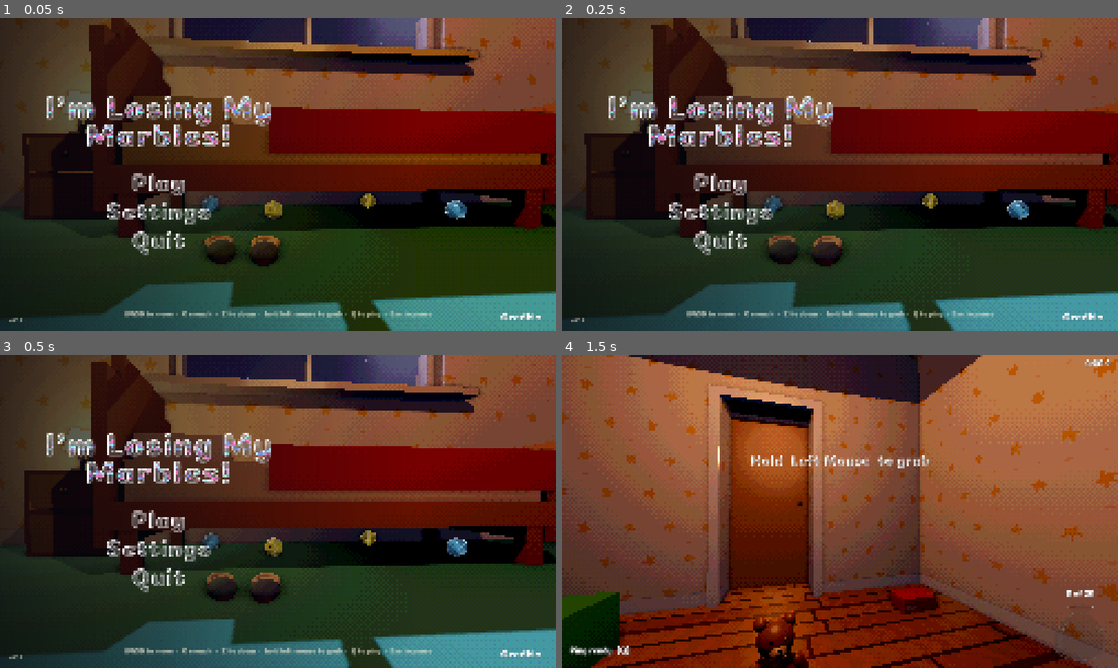
Above: before the commit, frames 1-4 (two rows, left to right).
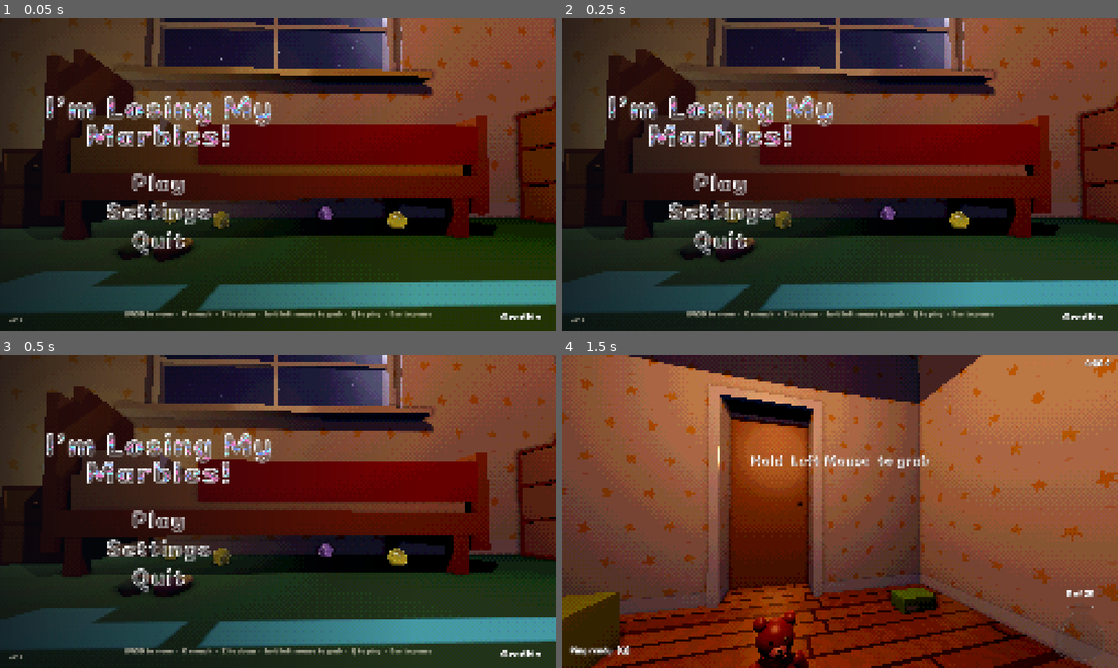
Above: after the commit, the same moments.

Repository: westo27/rummage
Game: Godot game, scene res://scenes/title.tscn
Two runs of this game, one before a commit and one after it. Both use one fixed random seed, a clock stepped at 60 frames per second and the inputs below.
Inputs (mouse positions are in pixels of both pictures, inside the frame that each line leads up to):
- Up to frame 1 (0.05 s): no input
- Up to frame 2 (0.25 s): no input
- Up to frame 3 (0.5 s): no input
- Up to frame 4 (1.5 s): click (717, 520) at 0.5 s; tap Enter at 1.25 s; move the mouse to (867, 511) at 1.27 s; hold W (move_forward) from 1.28 s (still down); hold C (crouch) from 1.28 s (still down)

The runs differ from the first frame. In frame 1, 48% of the frame differs, in the area x 0-100%, y 0-100%; in frame 2, 47%; in frame 3, 47%; in frame 4, 2.7%.

Commit message:
Itch shots: marbles peering out from under the bed and a drawer pulled open with its marble popping out; a pixel-filter set too (-- pixel). Bookcase fuller: 39 more books, with leaning ends and flat stacks

Diff:
--- a/scenes/main_room_props.tscn
+++ b/scenes/main_room_props.tscn
@@ -194,6 +194,162 @@
 transform = Transform3D(1, 0, 0, 0, 1, 0, 0, 0, 1, -4.77, 1.364, 0.488)
 mass = 0.65
 
+[node name="ShelfBook28" parent="." instance=ExtResource("book")]
+transform = Transform3D(1, 0, -0.0092, 0, 1, 0, 0.0092, 0, 1, -4.7787, 0.164, -0.34)
+mass = 0.83
+
+[node name="ShelfBook29" parent="." instance=ExtResource("book")]
+transform = Transform3D(0.9997, 0, -0.0224, 0, 1, 0, 0.0224, 0, 0.9997, -4.7702, 0.164, -0.294)
+mass = 0.68
+
+[node name="ShelfBook30" parent="." instance=ExtResource("book")]
+transform = Transform3D(0.9997, 0, -0.0231, 0, 1, 0, 0.0231, 0, 0.9997, -4.7708, 0.164, -0.248)
+mass = 0.52
+
+[node name="ShelfBook31" parent="." instance=ExtResource("book")]
+transform = Transform3D(1, 0, -0.0035, 0, 1, 0, 0.0035, 0, 1, -4.7805, 0.164, -0.202)
+mass = 0.55
+
+[node name="ShelfBook32" parent="." instance=ExtResource("book")]
+transform = Transform3D(1, 0, 0, 0, 0.9455, 0.3256, 0, -0.3256, 0.9455, -4.7727, 0.165, -0.122)
+mass = 0.91
+
+[node name="ShelfBook33" parent="." instance=ExtResource("book")]
+transform = Transform3D(0.9958, -0.0918, 0, 0, 0, -1, 0.0918, 0.9958, 0, -4.7755, 0.064, 0.0831)
+mass = 0.97
+
+[node name="ShelfBook34" parent="." instance=ExtResource("book")]
+transform = Transform3D(0.9998, 0.0188, 0, 0, 0, -1, -0.0188, 0.9998, 0, -4.7721, 0.106, 0.0914)
+mass = 0.52
+
+[node name="ShelfBook35" parent="." instance=ExtResource("book")]
+transform = Transform3D(0.9962, 0.0875, 0, 0, 0, -1, -0.0875, 0.9962, 0, -4.7742, 0.148, 0.0715)
+mass = 0.56
+
+[node name="ShelfBook36" parent="." instance=ExtResource("book")]
+transform = Transform3D(0.9999, 0, -0.01, 0, 1, 0, 0.01, 0, 0.9999, -4.764, 0.164, 0.304)
+mass = 0.59
+
+[node name="ShelfBook37" parent="." instance=ExtResource("book")]
+transform = Transform3D(1, 0, 0.0043, 0, 1, 0, -0.0043, 0, 1, -4.7679, 0.164, 0.534)
+mass = 0.69
+
+[node name="ShelfBook38" parent="." instance=ExtResource("book")]
+transform = Transform3D(1, 0, 0.0025, 0, 1, 0, -0.0025, 0, 1, -4.7806, 0.164, 0.58)
+mass = 0.53
+
+[node name="ShelfBook39" parent="." instance=ExtResource("book")]
+transform = Transform3D(0.9999, 0, -0.0154, 0, 1, 0, 0.0154, 0, 0.9999, -4.767, 0.164, 0.626)
+mass = 0.71
+
+[node name="ShelfBook40" parent="." instance=ExtResource("book")]
+transform = Transform3D(1, 0, 0, 0, 0.9455, 0.3256, 0, -0.3256, 0.9455, -4.7751, 0.165, 0.706)
+mass = 0.79
+
+[node name="ShelfBook41" parent="." instance=ExtResource("book")]
+transform = Transform3D(1, 0, -0.0025, 0, 1, 0, 0.0025, 0, 1, -4.7754, 0.764, -0.34)
+mass = 0.90
+
+[node name="ShelfBook42" parent="." instance=ExtResource("book")]
+transform = Transform3D(0.9999, 0, 0.0104, 0, 1, 0, -0.0104, 0, 0.9999, -4.7766, 0.764, -0.294)
+mass = 0.79
+
+[node name="ShelfBook43" parent="." instance=ExtResource("book")]
+transform = Transform3D(1, 0, 0, 0, 0.9455, 0.3256, 0, -0.3256, 0.9455, -4.7704, 0.765, -0.214)
+mass = 0.94
+
+[node name="ShelfBook44" parent="." instance=ExtResource("book")]
+transform = Transform3D(0.9984, 0.056, 0, 0, 0, -1, -0.056, 0.9984, 0, -4.7742, 0.664, 0.1315)
+mass = 0.56
+
+[node name="ShelfBook45" parent="." instance=ExtResource("book")]
+transform = Transform3D(0.9998, -0.02, 0, 0, 0, -1, 0.02, 0.9998, 0, -4.7649, 0.706, 0.1116)
+mass = 0.74
+
+[node name="ShelfBook46" parent="." instance=ExtResource("book")]
+transform = Transform3D(0.9997, 0, -0.0241, 0, 1, 0, 0.0241, 0, 0.9997, -4.7673, 0.764, 0.534)
+mass = 0.88
+
+[node name="ShelfBook47" parent="." instance=ExtResource("book")]
+transform = Transform3D(1, 0, 0.0038, 0, 1, 0, -0.0038, 0, 1, -4.7627, 0.764, 0.58)
+mass = 0.66
+
+[node name="ShelfBook48" parent="." instance=ExtResource("book")]
+transform = Transform3D(0.9999, 0, 0.0102, 0, 1, 0, -0.0102, 0, 0.9999, -4.7689, 0.764, 0.626)
+mass = 0.79
+
+[node name="ShelfBook49" parent="." instance=ExtResource("book")]
+transform = Transform3D(1, 0, -0.0023, 0, 1, 0, 0.0023, 0, 1, -4.7635, 0.764, 0.672)
+mass = 0.97
+
+[node name="ShelfBook50" parent="." instance=ExtResource("book")]
+transform = Transform3D(1, 0, -0.0014, 0, 1, 0, 0.0014, 0, 1, -4.7674, 0.764, 0.718)
+mass = 0.53
+
+[node name="ShelfBook51" parent="." instance=ExtResource("book")]
+transform = Transform3D(1, 0, 0, 0, 0.9455, 0.3256, 0, -0.3256, 0.9455, -4.7666, 0.765, 0.798)
+mass = 0.82
+
+[node name="ShelfBook52" parent="." instance=ExtResource("book")]
+transform = Transform3D(0.9997, 0, 0.0258, 0, 1, 0, -0.0258, 0, 0.9997, -4.7639, 1.364, -0.34)
+mass = 0.64
+
+[node name="ShelfBook53" parent="." instance=ExtResource("book")]
+transform = Transform3D(1, 0, -0.006, 0, 1, 0, 0.006, 0, 1, -4.7673, 1.364, -0.294)
+mass = 0.51
+
+[node name="ShelfBook54" parent="." instance=ExtResource("book")]
+transform = Transform3D(1, 0, -0.002, 0, 1, 0, 0.002, 0, 1, -4.7783, 1.364, -0.248)
+mass = 0.56
+
+[node name="ShelfBook55" parent="." instance=ExtResource("book")]
+transform = Transform3D(1, 0, 0, 0, 0.9455, 0.3256, 0, -0.3256, 0.9455, -4.7807, 1.365, -0.168)
+mass = 0.88
+
+[node name="ShelfBook56" parent="." instance=ExtResource("book")]
+transform = Transform3D(0.9998, 0, -0.0194, 0, 1, 0, 0.0194, 0, 0.9998, -4.7766, 1.364, 0.304)
+mass = 0.70
+
+[node name="ShelfBook57" parent="." instance=ExtResource("book")]
+transform = Transform3D(0.9998, 0, 0.0194, 0, 1, 0, -0.0194, 0, 0.9998, -4.7802, 1.364, 0.258)
+mass = 0.72
+
+[node name="ShelfBook58" parent="." instance=ExtResource("book")]
+transform = Transform3D(1, 0, 0.0026, 0, 1, 0, -0.0026, 0, 1, -4.7626, 1.364, 0.534)
+mass = 0.91
+
+[node name="ShelfBook59" parent="." instance=ExtResource("book")]
+transform = Transform3D(0.9998, 0, 0.0191, 0, 1, 0, -0.0191, 0, 0.9998, -4.7759, 1.364, 0.58)
+mass = 0.71
+
+[node name="ShelfBook60" parent="." instance=ExtResource("book")]
+transform = Transform3D(0.9994, -0.0345, 0, 0, 0, -1, 0.0345, 0.9994, 0, -4.7623, 1.264, 0.791)
+mass = 0.58
+
+[node name="ShelfBook61" parent="." instance=ExtResource("book")]
+transform = Transform3D(0.9969, -0.079, 0, 0, 0, -1, 0.079, 0.9969, 0, -4.7754, 1.306, 0.7736)
+mass = 0.74
+
+[node name="ShelfBook62" parent="." instance=ExtResource("book")]
+transform = Transform3D(0.9998, 0.0218, 0, 0, 0, -1, -0.0218, 0.9998, 0, -4.7747, 1.348, 0.7681)
+mass = 0.71
+
+[node name="ShelfBook63" parent="." instance=ExtResource("book")]
+transform = Transform3D(0.9995, -0.0319, 0, 0, 0, -1, 0.0319, 0.9995, 0, -4.7687, 1.39, 0.7909)
+mass = 0.85
+
+[node name="ShelfBook64" parent="." instance=ExtResource("book")]
+transform = Transform3D(1, 0, -0.0025, 0, 1, 0, 0.0025, 0, 1, -4.7697, 0.764, 0.304)
+mass = 0.96
+
+[node name="ShelfBook65" parent="." instance=ExtResource("book")]
+transform = Transform3D(0.9999, 0, 0.0153, 0, 1, 0, -0.0153, 0, 0.9999, -4.7799, 1.364, 0.212)
+mass = 0.65
+
+[node name="ShelfBook66" parent="." instance=ExtResource("book")]
+transform = Transform3D(0.9998, 0, -0.0214, 0, 1, 0, 0.0214, 0, 0.9998, -4.7642, 1.364, 0.166)
+mass = 0.85
+
 [node name="FloorPileA_1" parent="." instance=ExtResource("book")]
 transform = Transform3D(1, 0, 0, 0, 0, -1, 0, 1, 0, 0.6063, 0.022, 0.8936)
 mass = 0.79
--- a/tests/shoot_itch.gd
+++ b/tests/shoot_itch.gd
@@ -2,17 +2,32 @@
 ## Renders the itch.io page screenshots: five staged moments of play with the
 ## HUD showing. Needs a real window (no --headless).
 ## Run: Godot --path . --resolution 1920x1080 res://tests/shoot_itch.tscn
+## (add `-- pixel` for the pixel-filter set, saved as itch_*_pixel.png)
 
 const OUT: String = "user://shots"
 const SEED: int = 2
-const UNDER_BED := Vector3(2.5, 0.1, -1.6)
-const CATCH_SPOT := Vector3(2.45, 0.1, -1.17)
+const Drawers := preload("res://scripts/drawers.gd")
+## Shot 3: where the under-bed marbles sit, and the eye lying flat facing them.
+const UNDER_BED_ROW: Array[Vector3] = [
+	Vector3(2.05, 0.056, -1.75), Vector3(2.4, 0.056, -1.55),
+	Vector3(2.75, 0.056, -1.8), Vector3(3.1, 0.056, -1.6),
+]
+const PRONE_EYE := Vector3(2.6, 0.05, -0.55)
+const PRONE_TARGET := Vector3(2.6, 0.08, -1.7)
+## Shot 4: frames after the drawer marble starts its pop.
+const DRAWER_POP_FRAMES: int = 20
 
 var _main: Node
 var _player: CharacterBody3D
 var _head: Node3D
 var _beam: Beam
-var _reach: float = -1.0
+## Hidden creatures that stare at you for the shot (normally they only
+## glance now and then).
+var _peekers: Array[Creature] = []
+## Holds the player at this crouch (0 stand, 0.5 crouched); < 0 leaves it be.
+var _crouch: float = -1.0
+## Added to each file name ("_pixel" for the pixel-filter set).
+var _suffix: String = ""
 
 
 func _ready() -> void:
@@ -20,14 +35,25 @@
 
 
 func _process(_delta: float) -> void:
-	# Holds the catch beam part-way out (see shoot_cover.gd).
-	if _reach >= 0.0:
-		_beam._catch_started = Time.get_ticks_msec() / 1000.0 - _reach * Beam.CATCH_REACH_TIME
+	for c in _peekers:
+		c._peek_left = 1.0
+		c._peek_next = 1.0
+	if _crouch >= 0.0:
+		_player.set("crouch", _crouch)
 
 
 func _run() -> void:
-	# Press images show the chosen faces.
+	# Press images show the chosen faces, at full resolution unless asked for
+	# the pixel look (`-- pixel`: filter at its finest, dithered).
 	DoodleFace.only = DoodleFace.PRESS_FACES
+	var pixel: bool = "pixel" in OS.get_cmdline_user_args()
+	_suffix = "_pixel" if pixel else ""
+	var settings := Game.settings
+	var saved: Array = [settings.pixel_filter, settings.pixel_strength, settings.pixel_dither]
+	settings.pixel_filter = pixel
+	settings.pixel_strength = 1
+	settings.pixel_dither = true
+	settings.apply_pixel_filter()
 	DirAccess.make_dir_recursive_absolute(OUT)
 	seed(SEED)
 	_main = (load("res://scenes/main.tscn") as PackedScene).instantiate()
@@ -68,37 +94,68 @@
 	_beam._grab_armed = false
 	await get_tree().create_timer(0.8).timeout
 
-	# 3. A ping: hidden creatures answer with a glow.
-	var creature := _creature_of(Creature.BODY_COLORS[1])
-	creature.global_position = UNDER_BED
-	creature.reset_physics_interpolation()
+	# 3. Lying flat by the bed: the marbles hiding under it peer back at you.
+	var under_bed: Array[Creature] = []
+	for c in _main.get_node("MainRoomCreatures").get_children():
+		if c is Creature and c.name.begins_with("UnderBed"):
+			under_bed.append(c as Creature)
+	for i in under_bed.size():
+		var c: Creature = under_bed[i]
+		c.reveal_when_spotted = false
+		c.global_position = UNDER_BED_ROW[i]
+		c.reset_physics_interpolation()
+	_peekers = under_bed
+	var startle: float = Game.tune.startle_distance
+	Game.tune.startle_distance = 0.0
 	# Get right down first: aiming mid-crouch would tilt the view at the carpet.
 	Input.action_press("prone")
 	await _frames(60)
-	await _stand(Vector3(2.55, 0.05, 0.6), Vector3(2.55, 0.3, -1.6), 30)
-	(_main.get_node("Ping") as Ping)._ping()
-	await get_tree().create_timer(0.7).timeout
-	_shoot("itch_3_ping")
-	await get_tree().create_timer(4.0).timeout
+	await _stand(PRONE_EYE, PRONE_TARGET, 40)
+	# Hidden ones keep whatever way they were facing; turn the faces to us.
+	var cam := get_viewport().get_camera_3d()
+	for c in under_bed:
+		var visual := c.get_node("Visual") as Node3D
+		visual.basis = Basis()
+		visual.look_at(cam.global_position, Vector3.UP)
+		visual.basis = visual.basis * Basis(Vector3.UP, randf_range(-0.25, 0.25)) \
+			* Basis(Vector3.BACK, randf_range(-0.3, 0.3))
+		c.reset_physics_interpolation()
+	await _frames(4)
+	_shoot("itch_3_under_bed")
+	_peekers = []
+	Input.action_release("prone")
+	Game.tune.startle_distance = startle
+	await _frames(30)
 
-	# 4. The catch: the creature pulled out from under the bed.
-	creature.global_position = CATCH_SPOT
-	creature.reset_physics_interpolation()
-	await _stand(Vector3(2.3, 0.05, 0.5), Vector3(2.5, 0.3, -1.6))
-	_beam._capture(creature)
-	Engine.time_scale = 0.03
-	_reach = 0.8
-	await get_tree().create_timer(0.12, true, false, true).timeout
-	_shoot("itch_4_catch")
-	_reach = -1.0
-	Engine.time_scale = 1.0
-	Input.action_release("prone")
+	# 4. Pulling open a drawer: the marble hiding in it pops out.
+	var chest := _main.get_node("MainRoomProps/ChestOfDrawers") as Drawers
+	var drawer: Prop = chest.drawers[0]
+	var out_dir: Vector3 = chest.global_basis.z
+	var front: Vector3 = drawer.global_position + out_dir * 0.23
+	_crouch = 0.5
+	await _frames(20)
+	await _stand(front + out_dir * 1.35 + Vector3(0.0, 0.0, 0.55), front + Vector3(0.0, 0.08, 0.0))
+	# Held off-centre, so the beam's glow isn't right on the marble.
+	var handle: Vector3 = front - chest.global_basis.x * 0.28
+	_beam._grab_armed = true
+	_beam._grab(drawer, handle)
+	while chest.drawer_out(0) < Creature.DRAWER_REVEAL_OUT:
+		_beam._hold_distance -= 0.01
+		await get_tree().physics_frame
+	await _frames(DRAWER_POP_FRAMES)
+	_shoot("itch_4_drawer")
+	_beam._release()
+	_beam._grab_armed = false
+	_crouch = -1.0
 	await get_tree().create_timer(1.0).timeout
 
 	# 5. The playroom by lamplight.
 	await _stand(Vector3(-0.6, 0.05, -1.6), Vector3(-4.5, 0.4, 1.4))
 	_shoot("itch_5_playroom")
 
+	settings.pixel_filter = saved[0]
+	settings.pixel_strength = saved[1]
+	settings.pixel_dither = saved[2]
 	print("RESULT itch shots in %s" % ProjectSettings.globalize_path(OUT))
 	get_tree().quit()
 
@@ -111,15 +168,8 @@
 	await _frames(settle)
 
 
-func _creature_of(color: Color) -> Creature:
-	for c in _main.get_node("MainRoomCreatures").get_children():
-		if c is Creature and (c as Creature).body_color == color:
-			return c as Creature
-	return null
-
-
 func _shoot(shot_name: String) -> void:
-	get_viewport().get_texture().get_image().save_png("%s/%s.png" % [OUT, shot_name])
+	get_viewport().get_texture().get_image().save_png("%s/%s%s.png" % [OUT, shot_name, _suffix])
 
 
 func _look(target: Vector3) -> void:
Binary file changed: press/itch_1_bedroom.png
Binary file added: press/itch_1_bedroom_pixel.png
Binary file changed: press/itch_2_beam.png
Binary file added: press/itch_2_beam_pixel.png
Binary file added: press/itch_3_under_bed.png
Binary file added: press/itch_3_under_bed_pixel.png
Binary file added: press/itch_4_drawer.png
Binary file added: press/itch_4_drawer_pixel.png
Binary file changed: press/itch_5_playroom.png
Binary file added: press/itch_5_playroom_pixel.png
